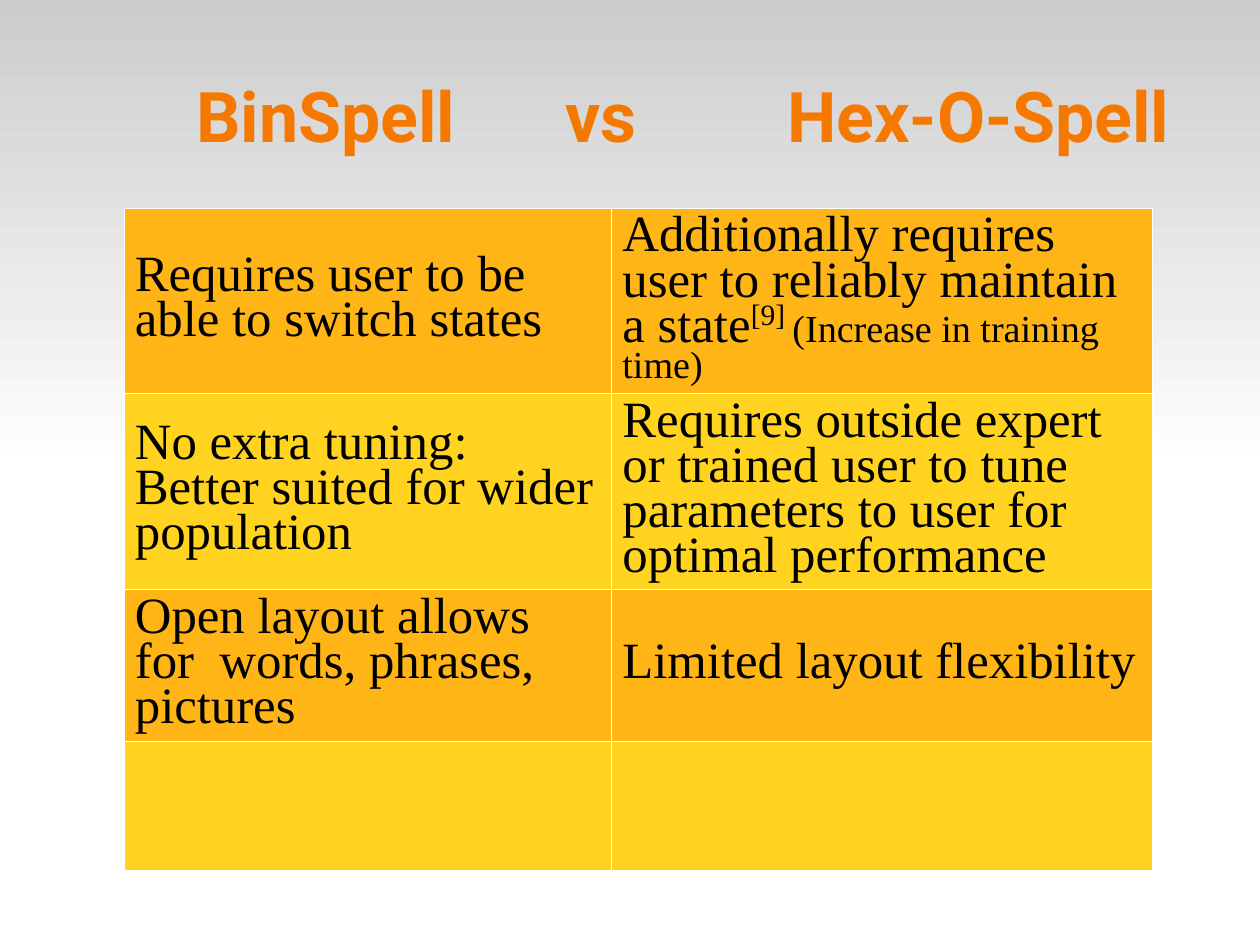
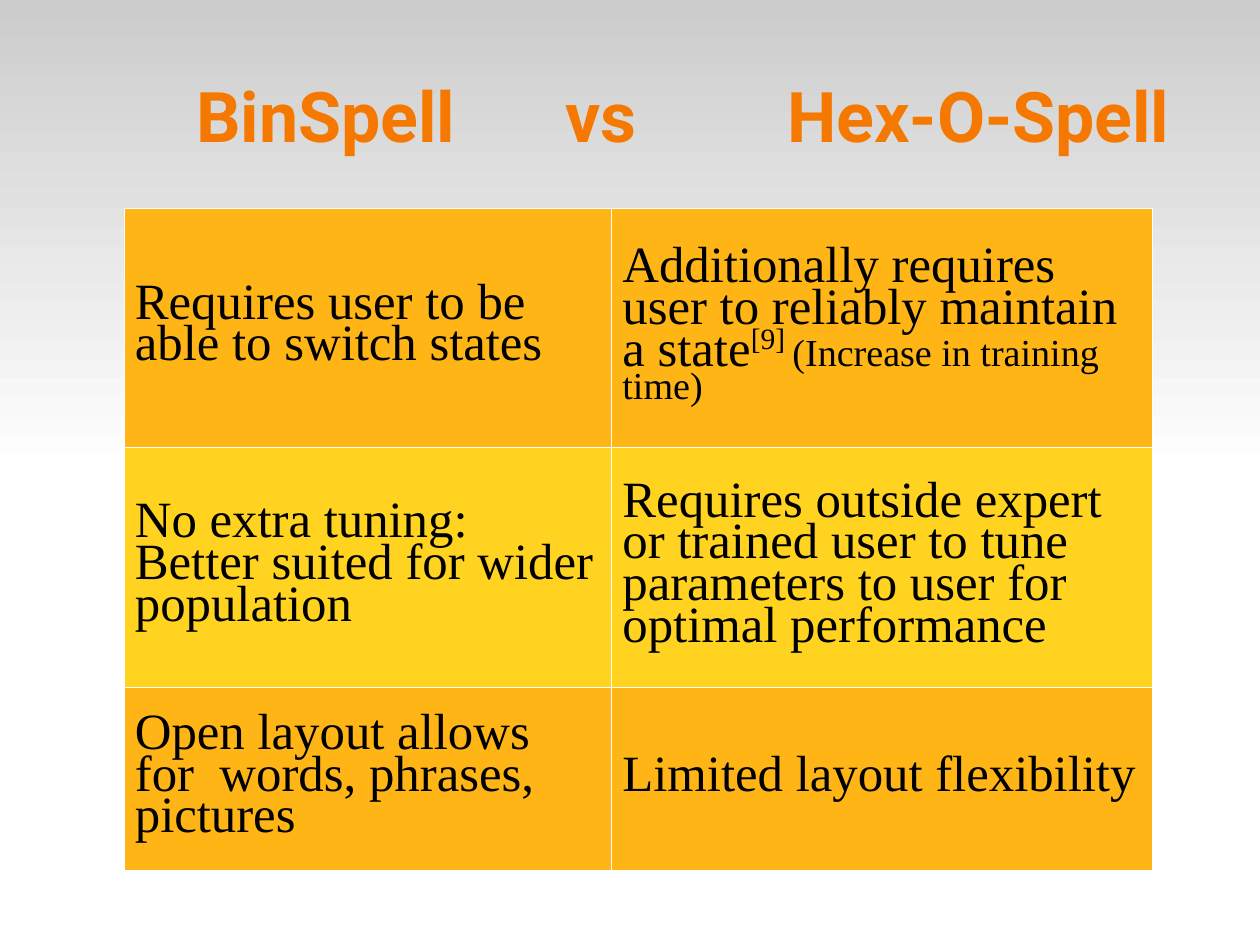
Before and after one commit to abdullah38rcc/BCI-Virtual-Keyboard, a slide deck: slide 12 of master's/docs/virtKey.ppt. Drawn at 1260x945 pixels with LibreOffice and Linux fonts; fonts in the diff are those of the drawing. Boxes give left, top, right and bottom in pixels: in the first picture for what was removed or moved away, otherwise in the second. Text is boxed around its words. In the diff, an @@ line names an element or a change of style, - is before the commit and + after.

```diff
--- a/master's/docs/virtKey.ppt
+++ b/master's/docs/virtKey.ppt
@@ table at [123,208,1153,871] @@
-row 4:  | 
```
Also in this commit, not shown: 5 other slides changed, 1 slide added, 2 slides removed.
